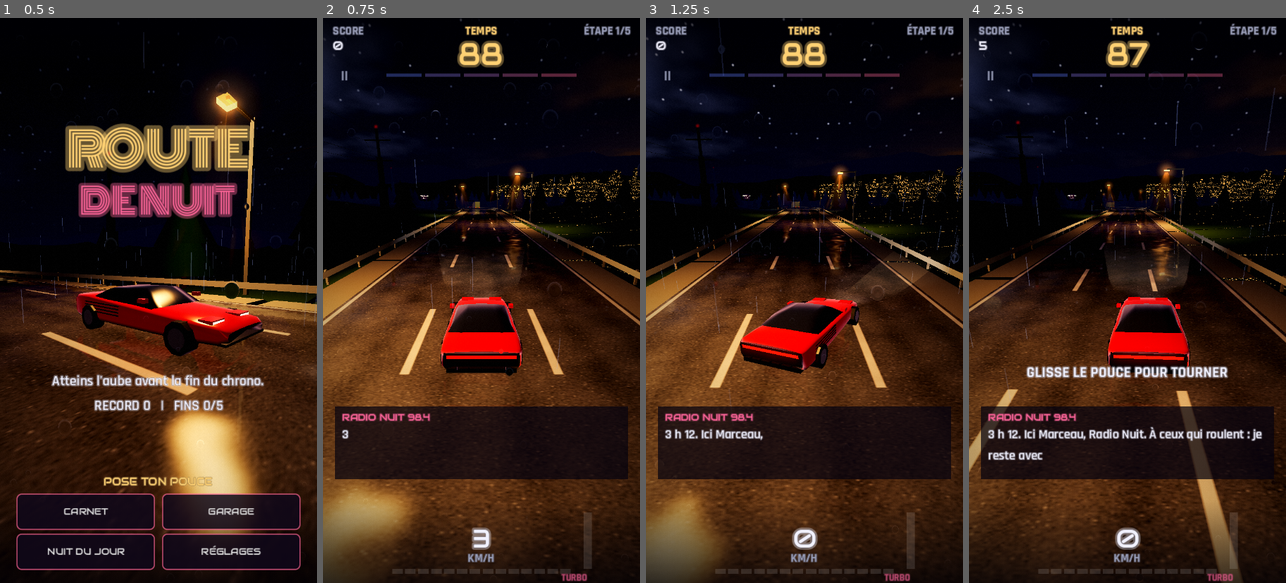
Above: before the commit, frames 1-4 (left to right).
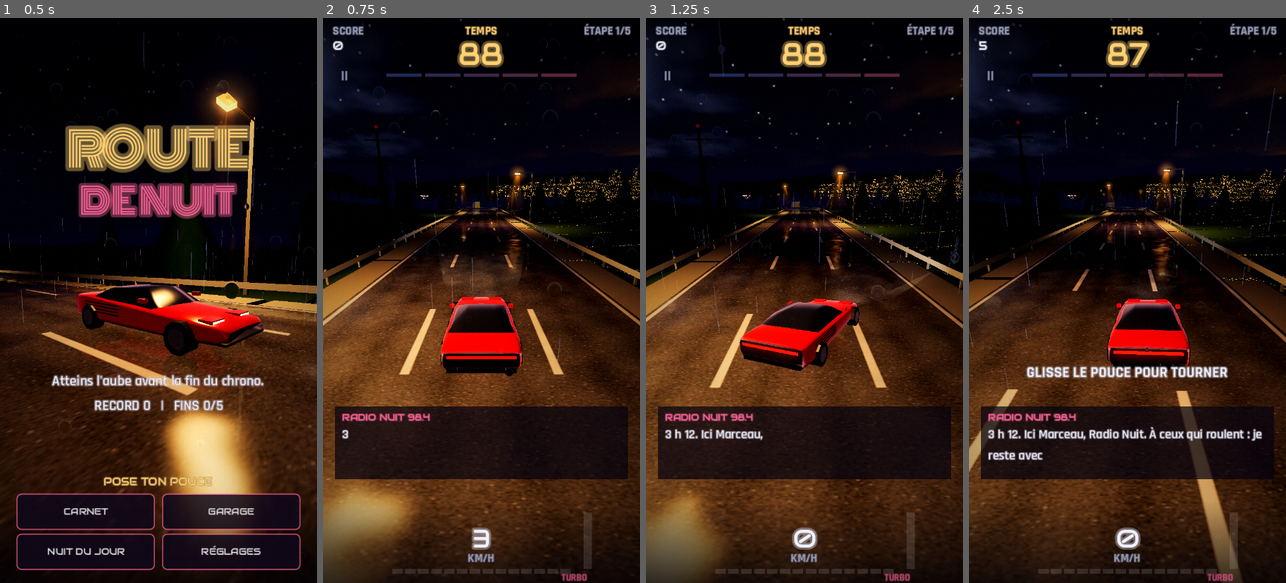
Above: after the commit, the same moments.

Repository: s3str4/IPHONEDUO
Game: Godot game, scene res://scenes/main.tscn
The game is run twice, just before and just after one commit, with the same random seed, the same clock (stepped at 60 frames per second) and the same inputs.
Inputs (mouse positions are in pixels of both pictures, inside the frame that each line leads up to):
- Up to frame 1 (0.5 s): no input
- Up to frame 2 (0.75 s): tap Enter at 0.5 s; move the mouse to (551, 272) at 0.52 s; hold Right from 0.53 s (still down); tap Shift at 0.6 s; click (551, 272) at 0.67 s
- Up to frame 3 (1.25 s): keep holding Right; tap Space at 0.77 s
- Up to frame 4 (2.5 s): release Right at 1.25 s; drag from (1064, 328) to (1111, 413) at 1.27 s; move the mouse to (1159, 176) at 2.02 s; hold Right from 2.03 s (still down); hold Q from 2.03 s (still down)

Frame 1 is identical in both runs. In frame 2, 0.2% of the frame differs, in the area x 37-63%, y 49-64%; in frame 3, 1.7%; in frame 4, 2.1%, in the area x 43-70%, y 41-63%.

Commit message:
Sensations : caisse vivante, gerbes d'eau, étincelles, micro-ralentis
La caisse se cabre à l'accélération, plonge au freinage, penche vers
l'extérieur dans les virages et vibre à haute vitesse (ressort amorti,
pas de temps et angles bornés : une image longue faisait diverger la
suspension et disparaître la voiture). Gerbes d'eau en « queue de coq »
derrière les roues sur route mouillée, selon la vitesse et la lumière.
Choc : étincelles du côté touché, flash et aberration, micro-ralenti ;
frôlement : micro-ralenti. Tests de la suspension (bornes et sens).

Co-Authored-By: Claude Opus 5.5 <noreply@anthropic.com>
Claude-Session: https://claude.ai/code/session_01KvDVzAi7Qc1dRUEBqzkxJE

Diff:
--- a/scripts/car_view.gd
+++ b/scripts/car_view.gd
@@ -1,7 +1,8 @@
 class_name CarView
 extends Node3D
-## Voiture du joueur : sportive rouge, faisceau des phares, feux arrière qui
-## s'intensifient au freinage.
+## Voiture du joueur : sportive, faisceau des phares, feux arrière qui
+## s'intensifient au freinage, caisse qui plonge, se cabre et penche, gerbes
+## d'eau des roues arrière sur route mouillée, étincelles aux chocs.
 
 ## Teintes de carrosserie : la rouge, puis une par fin découverte (dans l'ordre
 ## des fins : la mer, la ville, le barrage, la montagne, nulle part).
@@ -19,6 +20,14 @@
 var _mesh_instance: MeshInstance3D
 var _paint := 0
 var _options := {}
+var _pitch := 0.0
+var _roll := 0.0
+var _pitch_v := 0.0
+var _roll_v := 0.0
+var _clock := 0.0
+var _spray: MeshInstance3D
+var _spray_material := ShaderMaterial.new()
+var _sparks: CPUParticles3D
 
 
 func _ready() -> void:
@@ -30,6 +39,8 @@
 	_mesh_instance.cast_shadow = GeometryInstance3D.SHADOW_CASTING_SETTING_OFF
 	add_child(_mesh_instance)
 	set_paint(0)
+	_make_sprays()
+	_make_sparks()
 
 
 func set_paint(index: int) -> void:
@@ -53,6 +64,103 @@
 	_mesh_instance.mesh = VehicleMesh.build(VehicleMesh.Kind.SPORT, c, material, _tail_material, true, true, _options)
 
 
+## Mouvements de caisse (ressort amorti) : tangage selon l'accélération
+## (m/s², positive = accélère), roulis selon la vitesse latérale (m/s).
+func animate(accel: float, lateral: float, speed: float, delta: float) -> void:
+	if delta <= 0.0:
+		return
+	# Pas de temps borné : une image très longue ferait diverger le ressort.
+	delta = minf(delta, 1.0 / 30.0)
+	_clock += delta
+	var target_pitch := clampf(accel * 0.0045, -0.05, 0.04)
+	# Roulis vers l'extérieur du mouvement : à gauche, le flanc droit s'écrase.
+	var target_roll := clampf(lateral * 0.011, -0.07, 0.07)
+	# Ressort amorti : la caisse dépasse un peu sa position puis se pose.
+	_pitch_v += ((target_pitch - _pitch) * 90.0 - _pitch_v * 12.0) * delta
+	_roll_v += ((target_roll - _roll) * 70.0 - _roll_v * 10.0) * delta
+	_pitch = clampf(_pitch + _pitch_v * delta, -0.08, 0.08)
+	_roll = clampf(_roll + _roll_v * delta, -0.1, 0.1)
+	var buzz := sin(_clock * 37.0) * 0.004 * clampf(speed / 70.0, 0.0, 1.0)
+	_mesh_instance.rotation = Vector3(_pitch, 0.0, _roll)
+	_mesh_instance.position = Vector3(0.0, buzz + absf(_roll) * 0.15, 0.0)
+
+
+## Gerbes d'eau : intensité 0..1 (vitesse × humidité), teintées par la lumière.
+func set_spray(amount: float, light: float) -> void:
+	var lit := 0.5 + light * 0.9
+	_spray_material.set_shader_parameter("amount", amount)
+	_spray_material.set_shader_parameter("tint", Vector3(0.62, 0.68, 0.8) * lit)
+	_spray.visible = amount > 0.02
+
+
+## Gerbe d'étincelles du côté touché (-1 gauche, 1 droite, 0 devant).
+func sparks(side: float) -> void:
+	_sparks.position = Vector3(side * 0.95, 0.4, -1.6 if side == 0.0 else 0.3)
+	_sparks.restart()
+	_sparks.emitting = true
+
+
+## Deux nappes en « queue de coq » derrière les roues arrière : une feuille
+## qui monte et s'élargit vers l'arrière.
+func _make_sprays() -> void:
+	_spray_material.shader = load("res://shaders/night_spray.gdshader")
+	var st := SurfaceTool.new()
+	st.begin(Mesh.PRIMITIVE_TRIANGLES)
+	for side in [-1.0, 1.0]:
+		var rows := 6
+		for r in rows:
+			var a := float(r) / rows
+			var b := float(r + 1) / rows
+			var pa := _spray_row(side, a)
+			var pb := _spray_row(side, b)
+			for k in [[pa[0], Vector2(0, a)], [pb[0], Vector2(0, b)], [pb[1], Vector2(1, b)],
+					[pa[0], Vector2(0, a)], [pb[1], Vector2(1, b)], [pa[1], Vector2(1, a)]]:
+				st.set_uv(k[1])
+				st.add_vertex(k[0])
+	_spray = MeshInstance3D.new()
+	_spray.mesh = st.commit()
+	_spray.material_override = _spray_material
+	_spray.cast_shadow = GeometryInstance3D.SHADOW_CASTING_SETTING_OFF
+	_spray.layers = 1 << (Reflection.RAIN_LAYER - 1)
+	_spray.visible = false
+	add_child(_spray)
+
+
+## Bords intérieur et extérieur de la nappe, à la fraction `f` de sa longueur.
+func _spray_row(side: float, f: float) -> Array:
+	var z := 1.55 + f * 5.5
+	var half := 0.18 + f * 0.9
+	var y := 0.08 + f * 0.75 - f * f * 0.35
+	var center := side * (0.88 + f * 0.25)
+	return [Vector3(center - half * 0.6, y * 0.5, z), Vector3(center + half * 0.6 * side * side, y, z)]
+
+
+func _make_sparks() -> void:
+	var mat := StandardMaterial3D.new()
+	mat.shading_mode = BaseMaterial3D.SHADING_MODE_UNSHADED
+	mat.blend_mode = BaseMaterial3D.BLEND_MODE_ADD
+	mat.albedo_color = Color(1.0, 0.6, 0.2)
+	mat.billboard_mode = BaseMaterial3D.BILLBOARD_FIXED_Y
+	var quad := QuadMesh.new()
+	quad.size = Vector2(0.04, 0.22)
+	quad.material = mat
+	_sparks = CPUParticles3D.new()
+	_sparks.mesh = quad
+	_sparks.amount = 48
+	_sparks.lifetime = 0.5
+	_sparks.one_shot = true
+	_sparks.explosiveness = 0.95
+	_sparks.local_coords = false
+	_sparks.direction = Vector3(0, 0.6, 1)
+	_sparks.spread = 70.0
+	_sparks.initial_velocity_min = 5.0
+	_sparks.initial_velocity_max = 14.0
+	_sparks.gravity = Vector3(0, -9.8, 0)
+	_sparks.particle_flag_align_y = true
+	_sparks.emitting = false
+	add_child(_sparks)
+
+
 ## Lumière ambiante reçue (lampadaires) et freinage : appelé à chaque image.
 func set_lighting(lamp: float, braking: bool, delta: float) -> void:
 	material.set_shader_parameter("fill", 0.08 + lamp * 0.25)
--- a/scripts/main.gd
+++ b/scripts/main.gd
@@ -111,6 +111,10 @@
 var _tutorial_fork := false
 var _turbo_explained := false
 var _turbo_fov := 0.0
+## Effets de choc et micro-ralentis (temps réel, en ms).
+var _hit := 0.0
+var _slowmo_until := 0
+var _prev_speed := 0.0
 ## Orage : délai avant le prochain éclair, éclat en cours, tonnerre attendu.
 var _storm_wait := 14.0
 var _flash := 0.0
@@ -200,7 +204,9 @@
 			_turbo_explained = true
 			hud.hint("TURBO PRÊT : GLISSE LE POUCE VERS LE HAUT"))
 	hud.resume_requested.connect(_set_paused.bind(false))
-	game.near_miss.connect(func(_p: int) -> void: audio.play("whoosh", -4.0, randf_range(0.9, 1.15)))
+	game.near_miss.connect(func(_p: int) -> void:
+		audio.play("whoosh", -4.0, randf_range(0.9, 1.15))
+		_slowmo(0.4, 150))
 	game.station_reached.connect(func(_i: int, _t: float) -> void: audio.play("chime", -6.0))
 
 	game.station_reached.connect(_on_station)
@@ -249,12 +255,29 @@
 
 
 func _exit_tree() -> void:
+	# Le ralenti est un réglage du moteur : il survivrait au rechargement de la scène.
+	Engine.time_scale = 1.0
 	if _building != -1:
 		WorkerThreadPool.wait_for_task_completion(_build_task_id)
 		_building = -1
 	if _pending != null:
 		_pending.free()
 		_pending = null
+
+
+## Choc : étincelles, flash, micro-ralenti.
+func _impact(side: float, strength: float) -> void:
+	car_view.sparks(side)
+	_hit = maxf(_hit, strength)
+	_slowmo(0.25, 200)
+
+
+## Micro-ralenti : le temps du jeu ralentit pendant `ms` millisecondes réelles.
+func _slowmo(scale: float, ms: int) -> void:
+	if _args.has("autopilot") and _args.has("capture"):
+		return
+	Engine.time_scale = scale
+	_slowmo_until = Time.get_ticks_msec() + ms
 
 
 func _try_turbo() -> void:
@@ -375,6 +398,7 @@
 	if car.hit_rail:
 		_shake = 0.5 if car.hit_divider else 0.35
 		game.on_crash(car.s)
+		_impact(0.0 if car.hit_divider else signf(car.x), 0.7 if car.hit_divider else 0.4)
 		audio.play("thud" if car.hit_divider else "crash", 0.0 if car.hit_divider else -6.0)
 		Input.vibrate_handheld(150 if car.hit_divider else 60)
 	var th := builder.theme_at(car.s)
@@ -384,6 +408,7 @@
 		if e.type == "crash":
 			_shake = 0.5
 			game.on_crash(car.s)
+			_impact(0.0, 0.8)
 			audio.play("crash", -2.0)
 			Input.vibrate_handheld(90)
 		else:
@@ -417,6 +442,7 @@
 	_update_storm(delta)
 	_update_lighting(delta)
 	_update_tutorial()
+	_update_feel(delta)
 	if _fps_label:
 		_fps_label.text = "%d i/s" % Engine.get_frames_per_second()
 	audio.update(car.speed, input.throttle if not _args.has("autopilot") else 1.0, _rain if builder.theme_at(car.s).get("rain", 1.0) > 0.0 else 0.0,
@@ -448,6 +474,23 @@
 	_sky_material.set_shader_parameter("zenith", NIGHT_ZENITH.lerp(DAWN_ZENITH, d * d))
 	RenderingServer.global_shader_parameter_set("fog_color", _fog_tint.lerp(DAWN_FOG, d * 0.8))
 	environment.ambient_light_energy = lerpf(0.5, 1.6, d)
+
+
+## Sensations : caisse vivante, gerbes d'eau, flash de choc, fin des ralentis.
+func _update_feel(delta: float) -> void:
+	if _slowmo_until > 0 and Time.get_ticks_msec() > _slowmo_until:
+		Engine.time_scale = 1.0
+		_slowmo_until = 0
+	if delta <= 0.0:
+		return
+	var accel := (car.speed - _prev_speed) / delta
+	_prev_speed = car.speed
+	car_view.animate(accel, car.lateral, car.speed, delta)
+	var th := builder.theme_at(car.s)
+	var wet := 0.0 if builder.in_tunnel(car.s) or th.get("rain", 1.0) < 0.0 else maxf(0.35, th.get("rain", 1.0))
+	car_view.set_spray(clampf((car.speed - 8.0) / 60.0, 0.0, 1.0) * wet, builder.lamp_light(car.s, car.x))
+	_hit = move_toward(_hit, 0.0, delta * 3.0)
+	_post_material.set_shader_parameter("hit", _hit)
 
 
 ## Orage, sous la pluie battante : un éclair de temps en temps (double éclat
--- a/shaders/night_post.gdshader
+++ b/shaders/night_post.gdshader
@@ -8,6 +8,8 @@
 uniform float rain = 1.0;
 // Vitesse de la voiture (0..1, plus sous turbo) : flou radial et aberration.
 uniform float speed = 0.0;
+// Choc (0..1, retombe vite) : flash chaud et aberration.
+uniform float hit = 0.0;
 uniform float vignette = 0.45;
 uniform float grain = 0.035;
 uniform float exposure = 1.08;
@@ -64,13 +66,14 @@
 	for (int i = 0; i < 6; i++) {
 		float k = float(i) / 5.0;
 		vec2 o = dir * blur * k;
-		float ca = speed * 0.004 * edge * 4.0;
+		float ca = (speed * 0.004 + hit * 0.012) * edge * 4.0;
 		c.r += texture(screen_tex, uv - o * (1.0 + ca * 40.0) - dir * ca).r;
 		c.g += texture(screen_tex, uv - o).g;
 		c.b += texture(screen_tex, uv - o * (1.0 - ca * 40.0) + dir * ca).b;
 	}
 	c /= 6.0;
 	c += vec3(0.55, 0.6, 0.7) * (a.z + b.z) * 0.3;
+	c += vec3(0.35, 0.12, 0.05) * hit * (0.3 + edge * 3.0);
 
 	// Étalonnage : ombres froides, lumières chaudes, léger contraste.
 	c *= exposure;
--- /dev/null
+++ b/shaders/night_spray.gdshader
@@ -0,0 +1,18 @@
+shader_type spatial;
+// Gerbe d'eau derrière une roue : une nappe translucide dont la brume défile
+// vers l'arrière, dense au pneu et dissipée au bout. UV.y : 0 au pneu, 1 au bout.
+render_mode unshaded, blend_mix, cull_disabled, depth_draw_never, shadows_disabled;
+
+#include "res://shaders/night_common.gdshaderinc"
+
+uniform float amount = 0.0;
+uniform vec3 tint : source_color = vec3(0.7, 0.75, 0.85);
+
+void fragment() {
+	vec2 q = vec2(UV.x * 5.0, UV.y * 3.0 - TIME * 9.0);
+	float mist = night_noise(q) * 0.6 + night_noise(q * 2.3 + 7.0) * 0.4;
+	float along = (1.0 - UV.y) * smoothstep(0.0, 0.08, UV.y);
+	float across = 1.0 - abs(UV.x - 0.5) * 2.0;
+	ALBEDO = tint;
+	ALPHA = clamp(amount * mist * along * across * 2.6, 0.0, 0.85);
+}
--- a/tests/run_tests.gd
+++ b/tests/run_tests.gd
@@ -26,6 +26,7 @@
 	await _test_audio_and_double_tap()
 	await _test_turbo()
 	_test_save_and_garage()
+	await _test_car_feel()
 	await _test_thumb_input()
 	print("\n%s" % ("TOUT PASSE" if _failures == 0 else "%d ÉCHEC(S)" % _failures))
 	quit(1 if _failures > 0 else 0)
@@ -742,3 +743,21 @@
 					bad += ch
 	_check(bad == "", "polices : messages et carnet affichables", bad)
 	DirAccess.remove_absolute(ProjectSettings.globalize_path(path))
+
+
+func _test_car_feel() -> void:
+	await process_frame
+	var view := CarView.new()
+	root.add_child(view)
+	await process_frame
+	# Une image très longue et une accélération absurde ne doivent pas faire
+	# diverger la suspension (la voiture disparaissait au premier pas de temps).
+	view.animate(2500.0, 30.0, 70.0, 0.5)
+	for i in 120:
+		view.animate(-40.0, -12.0, 70.0, 1.0 / 60.0)
+	var r: Vector3 = view.get_child(0).rotation
+	_check(r.is_finite() and absf(r.x) <= 0.08 and absf(r.z) <= 0.1, "voiture : suspension bornée et stable", str(r))
+	# Vers la gauche (vitesse latérale négative), le flanc droit (+X) descend : rotation z < 0.
+	_check(r.x < 0.0 and r.z < 0.0, "voiture : plonge au freinage, penche vers l'extérieur", str(r))
+	view.queue_free()
+	await process_frame
Not shown, added: shaders/night_spray.gdshader.uid
